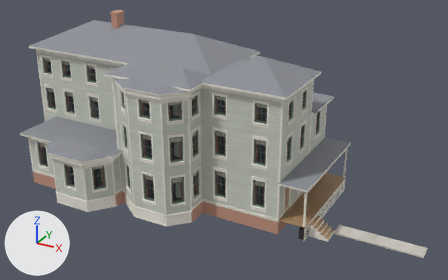
A saved change to the glTF model chicago/4d/assets/web/house_2010_prairie__as_mapped_1904.glb.
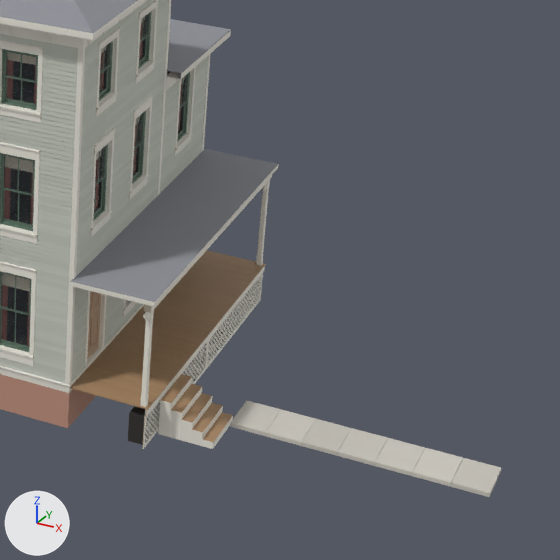
Each version appears first whole from a camera (50 mm lens) standing at (35.5, -36.0, 23.8) and looking at (15.0, 1.3, 5.1), and next in a close-up on the part from 57% to 100% of the width and 31% to 100% of the height. The axes (+X, +Y, +Z) are drawn at lower left. The lights are the same throughout. The older version's two pictures come first. Where no turn or scale is listed for an object, it has been applied to the vertices. Vertices at exactly the same position are counted once.

Objects in the first close-up: 'house_2010_prairie__as_mapped_1904'.
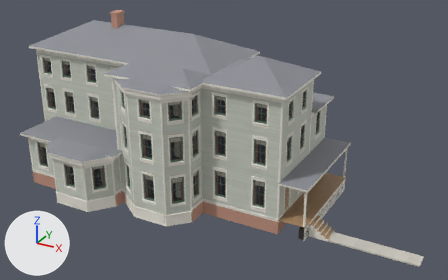
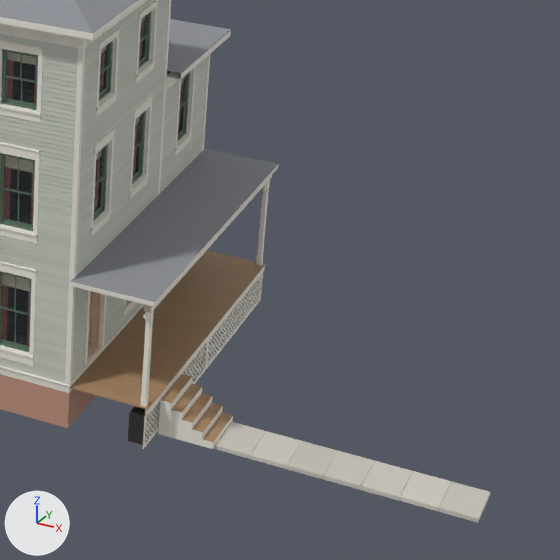
Pixel boxes (x1, y1, x2, y2) of what changed, in the close-ups (560 x 560 px; the box of a moved part takes in the faces that stretch with it):
'house_2010_prairie__as_mapped_1904', reshaped
    before: (0, 0, 501, 497)
    after: (0, 0, 491, 523)
part 1 of me_house_2010_prairie__as_mapped_1904, moved or reshaped
    before: (230, 401, 281, 436)
    after: (214, 422, 266, 459)
part 2 of me_house_2010_prairie__as_mapped_1904, moved or reshaped
    before: (265, 410, 316, 446)
    after: (250, 431, 302, 469)
part 3 of me_house_2010_prairie__as_mapped_1904, moved or reshaped
    before: (301, 419, 352, 456)
    after: (286, 441, 338, 479)
part 4 of me_house_2010_prairie__as_mapped_1904, moved or reshaped
    before: (337, 428, 388, 466)
    after: (323, 451, 375, 490)
part 5 of me_house_2010_prairie__as_mapped_1904, moved or reshaped
    before: (374, 438, 425, 476)
    after: (361, 461, 413, 501)
part 6 of me_house_2010_prairie__as_mapped_1904, moved or reshaped
    before: (412, 448, 463, 486)
    after: (399, 471, 451, 511)
part 7 of me_house_2010_prairie__as_mapped_1904, moved or reshaped
    before: (451, 458, 501, 497)
    after: (439, 482, 491, 523)

What the commit changed:
me_house_2010_prairie__as_mapped_1904 has 40606 vertices, 48490 faces and spans x -16.4..16.4, y -7.1..7.1, z -6.6..6.6.
me_house_2010_prairie__as_mapped_1904 is used by ob_house_2010_prairie__as_mapped_1904; location (14.01, 1.56, 6.59).
me_house_2010_prairie__as_mapped_1904 part 1: the loose piece of 8 vertices spanning x 10.1..11.0, y -0.7..0.5, z -6.6..-6.5 is moved by (0.0, -1.1, 0.0).
me_house_2010_prairie__as_mapped_1904 part 2: the loose piece of 8 vertices spanning x 11.0..11.9, y -0.7..0.5, z -6.6..-6.5 is moved by (0.0, -1.1, 0.0).
me_house_2010_prairie__as_mapped_1904 part 3: the loose piece of 8 vertices spanning x 11.9..12.8, y -0.7..0.5, z -6.6..-6.5 is moved by (0.0, -1.1, 0.0).
me_house_2010_prairie__as_mapped_1904 part 4: the loose piece of 8 vertices spanning x 12.8..13.7, y -0.7..0.5, z -6.6..-6.5 is moved by (0.0, -1.1, 0.0).
me_house_2010_prairie__as_mapped_1904 part 5: the loose piece of 8 vertices spanning x 13.7..14.6, y -0.7..0.5, z -6.6..-6.5 is moved by (0.0, -1.1, 0.0).
me_house_2010_prairie__as_mapped_1904 part 6: the loose piece of 8 vertices spanning x 14.6..15.5, y -0.7..0.5, z -6.6..-6.5 is moved by (0.0, -1.1, 0.0).
me_house_2010_prairie__as_mapped_1904 part 7: the loose piece of 8 vertices spanning x 15.5..16.4, y -0.7..0.5, z -6.6..-6.5 is moved by (0.0, -1.1, 0.0).
